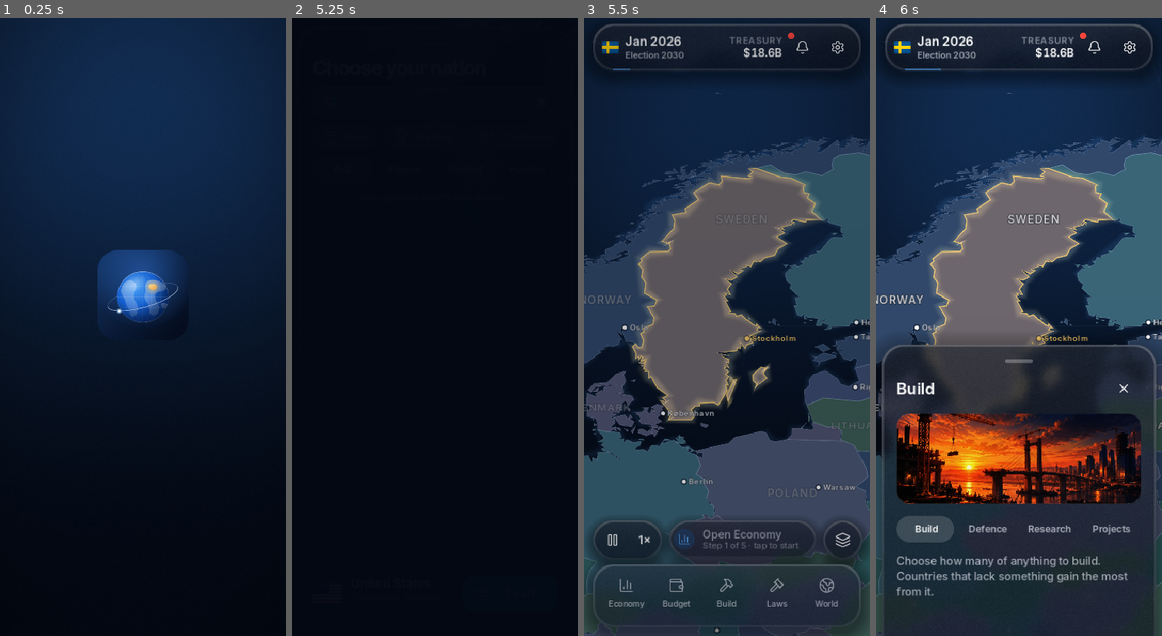
Above: before the commit, frames 1-4 (left to right).
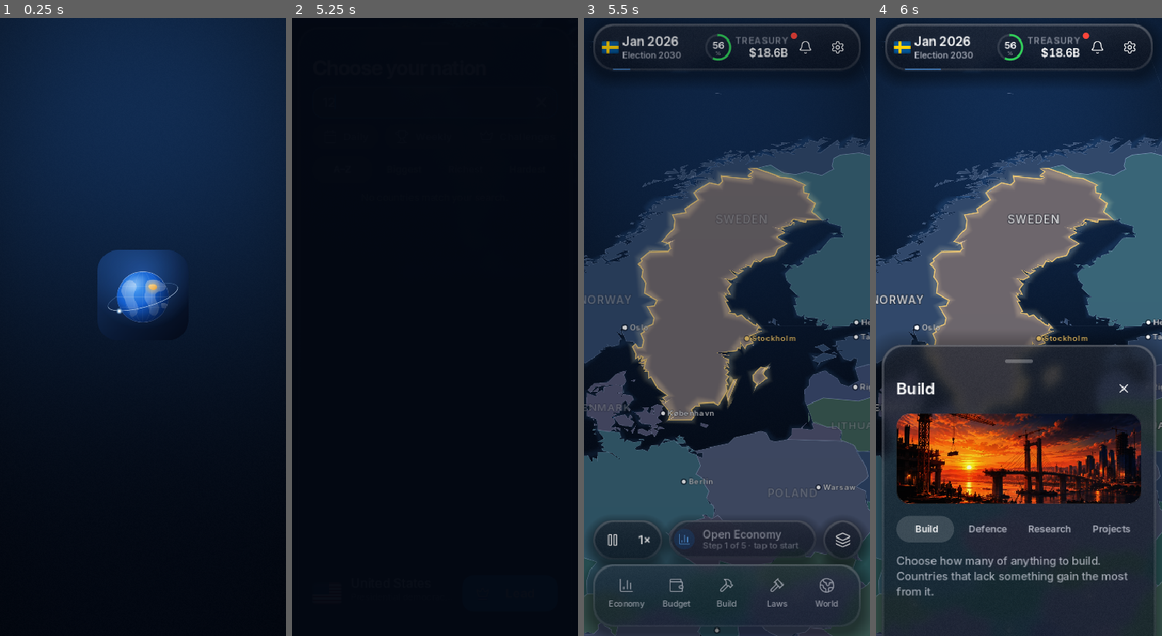
Above: after the commit, the same moments.

Repository: Arnav-Dugad/arnav-country-simulator
Game: Godot game, scene res://ui/screens/splash.tscn
Two runs of this game, one before a commit and one after it. Both use one fixed random seed, a clock stepped at 60 frames per second and the inputs below.
Inputs (mouse positions are in pixels of both pictures, inside the frame that each line leads up to):
- Up to frame 1 (0.25 s): no input
- Up to frame 2 (5.25 s): tap Enter at 0.5 s; move the mouse to (497, 296) at 0.52 s; click (497, 296) at 0.67 s; click "Skip" at 1.25 s; click "Skip" at 2 s; click "Not now, play as guest" at 2.75 s; click (435, 339) at 3.52 s; type "12" at 3.6 s; click "Daily" at 4.25 s; click "Play today's challenge" at 5 s
- Up to frame 3 (5.5 s): no input
- Up to frame 4 (6 s): click "Build" at 5.75 s

Frames 1-2 are identical in both runs. In frame 3, 0.9% of the frame differs, in the area x 13-80%, y 2-7%; in frame 4, 0.9%.

Commit message:
Top bar: approval ring always visible (tap for the explainer)
Co-Authored-By: Claude Opus 5.5 <noreply@anthropic.com>

Diff:
--- a/ui/hud/top_bar.gd
+++ b/ui/hud/top_bar.gd
@@ -18,13 +18,15 @@
 var _inbox_badge: Panel
 var _progress: Control
 var _left: Control
+var _approval: Control
+var _appr_value := 50.0
 
 
 func _ready() -> void:
 	theme_type_variation = &"GlassBar"
 	super._ready()
 	var row := HBoxContainer.new()
-	row.add_theme_constant_override(&"separation", DS.S2)
+	row.add_theme_constant_override(&"separation", DS.S1)
 	add_child(row)
 
 	# Flag (opens your country) + date block (tap to pause).
@@ -70,6 +72,18 @@
 	_caption.mouse_filter = Control.MOUSE_FILTER_IGNORE
 	_left.add_child(_caption)
 
+	# Approval (or support): a ring with the number inside. Tap: what's moving it.
+	_approval = Control.new()
+	_approval.custom_minimum_size = Vector2(38, 38)
+	_approval.size_flags_vertical = Control.SIZE_SHRINK_CENTER
+	_approval.mouse_filter = Control.MOUSE_FILTER_STOP
+	_approval.draw.connect(_draw_approval)
+	_approval.gui_input.connect(func(e: InputEvent) -> void:
+		if e is InputEventMouseButton and e.button_index == MOUSE_BUTTON_LEFT and not e.pressed:
+			Haptics.tap()
+			Explainer.open(get_tree().current_scene, "approval"))
+	row.add_child(_approval)
+
 	var right := VBoxContainer.new()
 	right.add_theme_constant_override(&"separation", 0)
 	right.alignment = BoxContainer.ALIGNMENT_CENTER
@@ -88,7 +102,7 @@
 	_treasury = AnimatedNumber.new()
 	_treasury.theme_type_variation = &"StatSmall"
 	_treasury.horizontal_alignment = HORIZONTAL_ALIGNMENT_RIGHT
-	_treasury.custom_minimum_size = Vector2(64, 0)
+	_treasury.custom_minimum_size = Vector2(58, 0)
 	_treasury.formatter = func(v: float) -> String: return DS.money(v)
 	right.add_child(_treasury)
 
@@ -153,7 +167,27 @@
 	_caption.text = "Paused · tap to resume" if paused else Game.politics.milestone_text()
 	_caption.add_theme_color_override(&"font_color", DS.ORANGE if paused else DS.TEXT_2)
 	_treasury.value = c.treasury
+	_appr_value = c.approval
+	_approval.queue_redraw()
 	refresh_badge()
+
+
+func _draw_approval() -> void:
+	var cx := _approval.size * 0.5
+	var r := minf(_approval.size.x, _approval.size.y) * 0.5 - 2.5
+	var v := clampf(_appr_value / 100.0, 0.0, 1.0)
+	var col := DS.GREEN if _appr_value >= 50.0 else (DS.ORANGE if _appr_value >= 40.0 else DS.RED)
+	_approval.draw_arc(cx, r, 0.0, TAU, 40, Color(1, 1, 1, 0.12), 3.0, true)
+	_approval.draw_arc(cx, r, -PI * 0.5, -PI * 0.5 + TAU * v, 40, col, 3.0, true)
+	var f := get_theme_font(&"font", &"StatSmall")
+	var txt := "%d" % roundi(_appr_value)
+	var fs := 13
+	var w := f.get_string_size(txt, HORIZONTAL_ALIGNMENT_LEFT, -1, fs).x
+	_approval.draw_string(f, cx + Vector2(-w * 0.5, 2.0), txt, HORIZONTAL_ALIGNMENT_LEFT, -1, fs, Color.WHITE)
+	var f2 := get_theme_font(&"font", &"Caption")
+	var cap := "%"
+	var w2 := f2.get_string_size(cap, HORIZONTAL_ALIGNMENT_LEFT, -1, 8).x
+	_approval.draw_string(f2, cx + Vector2(-w2 * 0.5, 11.0), cap, HORIZONTAL_ALIGNMENT_LEFT, -1, 8, Color(1, 1, 1, 0.6))
 
 
 func refresh_badge() -> void:
